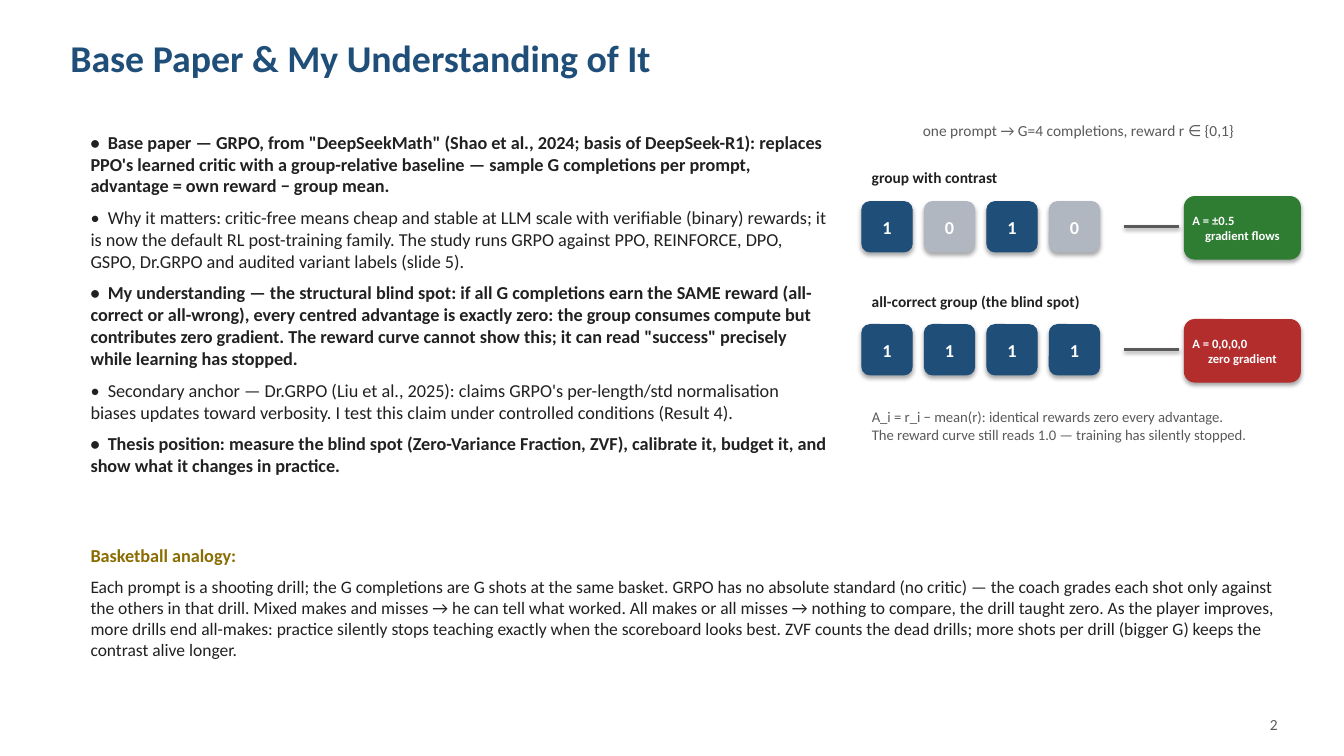
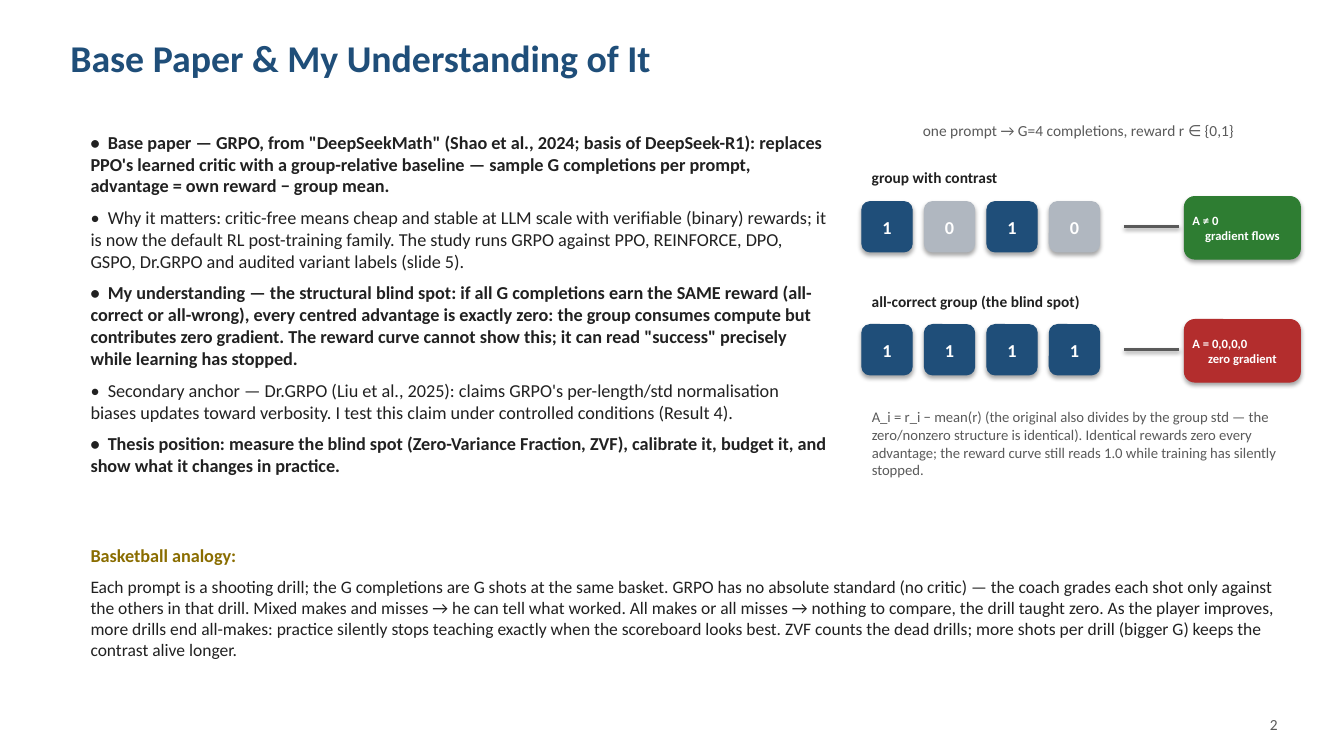
Before and after one commit to arvindcr4/tinker-rl-lab, a slide deck: slide 3 of outputs/PESU_MTech_Phase1_Session1_Review_ArvindCR.pptx. Drawn at 1344x756 pixels with LibreOffice and Linux fonts; fonts in the diff are those of the drawing. Boxes give left, top, right and bottom in pixels: in the first picture for what was removed or moved away, otherwise in the second. Text is boxed around its words. In the diff, an @@ line names an element or a change of style, - is before the commit and + after.

```diff
--- a/outputs/PESU_MTech_Phase1_Session1_Review_ArvindCR.pptx
+++ b/outputs/PESU_MTech_Phase1_Session1_Review_ArvindCR.pptx
@@ text in rounded rectangle at <box>1192,216,1280,242</box>: text changed @@
-A = ±0.5
-gradient flows
+A ≠ 0
+gradient flows
@@ text at <box>872,411,1276,478</box>: text changed @@
-A_i = r_i − mean(r): identical rewards zero every advantage.
-The reward curve still reads 1.0 — training has silently stopped.
+A_i = r_i − mean(r) (the original also divides by the group std — the zero/nonzero structure is identical). Identical rewards zero every advantage; the reward curve still reads 1.0 while training has silently stopped.
```
Also in this commit, not shown: 5 other slides changed, 9 other files.
